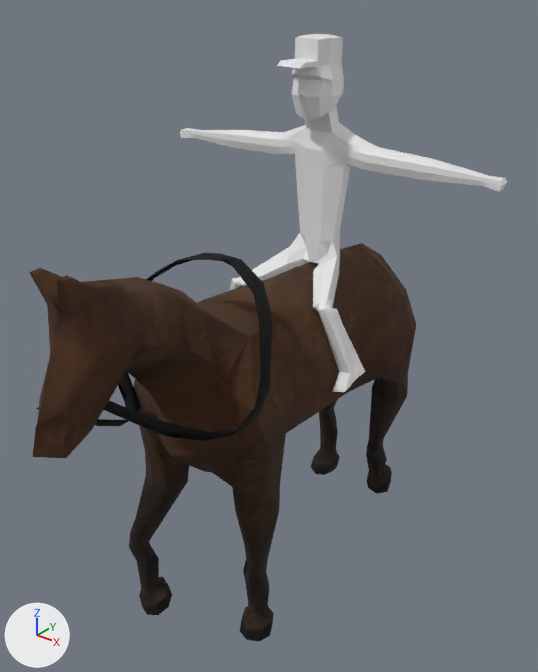
Before and after pictures for a commit that changed the FBX model Assets/Models/alfonso_ugarte.fbx.
The view is the same before and after, from a 50 mm camera at (21.6, -28.3, 30.8) aimed at (0.5, -1.9, 14.5). Lighting does not change. The marker at lower left points along +X, +Y and +Z. The picture after the commit comes second. Where no turn or scale is listed for an object, it has been applied to the vertices.
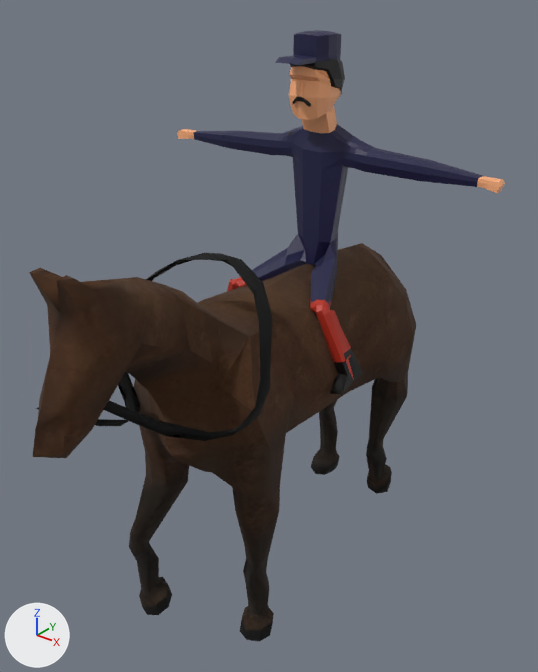
What differs and where, as boxes [x1, y1, x2, y2] in the pictures (538 x 672 px):
```json
{"object": "Cube", "change": "reshaped, moved", "before": [180, 34, 507, 392], "after": [177, 30, 505, 394]}
{"part": 1, "of": "me_cube_001", "change": "built on", "before": [277, 34, 344, 119], "after": [275, 30, 345, 120]}
{"part": 2, "of": "me_cube_001", "change": "recoloured", "before": [180, 68, 505, 392], "after": [180, 68, 505, 392]}
```

Edits to the scene script, one JSON object a line:
```json
{"op": "add", "block": "img_ugarte_texture_png", "code": ["img_ugarte_texture_png = load_image('ugarte_texture.png', '../Textures/ugarte_texture.png', 1024, 1024, 'sRGB')"]}
{"op": "add", "block": "mat_material_004", "code": ["mat_material_004 = principled_material('Material.004')", "mat_material_004.texture = img_ugarte_texture_png"]}
{"block": "me_cube_001", "where": "# used by ob_cube; location = (0.0, 2.43, 26.0)"}
{"op": "remove", "block": "me_cube_001", "code": "me_cube_001.from_pydata(...)  # 944 vertices, 975 faces; spans x -9.7..9.6, y -3.6..1.8, z -13.9..2.3"}
{"op": "add", "block": "me_cube_001", "code": "me_cube_001.from_pydata(...)  # 1004 vertices, 1033 faces; spans x -9.7..9.6, y -3.6..1.8, z -13.9..2.5"}
{"block": "me_cube_001", "change": "me_cube_001 part 1"}
{"block": "me_cube_001", "change": "43 vertices are removed from x -1.2..1.2, y -2.1..1.2, z -0.4..2.3"}
{"block": "me_cube_001", "change": "78 faces are deleted"}
{"block": "me_cube_001", "change": "24 vertices move from x -1.1..1.2, y -2.5..1.0, z -0.4..2.3 to x -1.1..1.3, y -2.4..1.0, z -0.4..1.5"}
{"block": "me_cube_001", "change": "95 vertices are added at x -1.3..1.3, y -2.3..1.3, z -1.0..2.5"}
{"block": "me_cube_001", "change": "8 new vertices lie (0.0, 0.0, 0.9) away from vertices in x -1.0..0.9, y -0.9..1.1, z 1.4..1.5"}
{"block": "me_cube_001", "change": "136 new faces join them"}
{"block": "me_cube_001", "change": "me_cube_001 part 2: 897 faces spanning x -9.7..9.6, y -3.6..1.8, z -13.9..1.1 switch from mat_material_002 (white #e7e7e7) to mat_material_004 (picture img_ugarte_texture_png)"}
{"op": "set", "path": "ob_cube.location", "old": "(0.0, 2.43, 26.0)", "new": "(-0.01, 2.25, 25.97)"}
```
